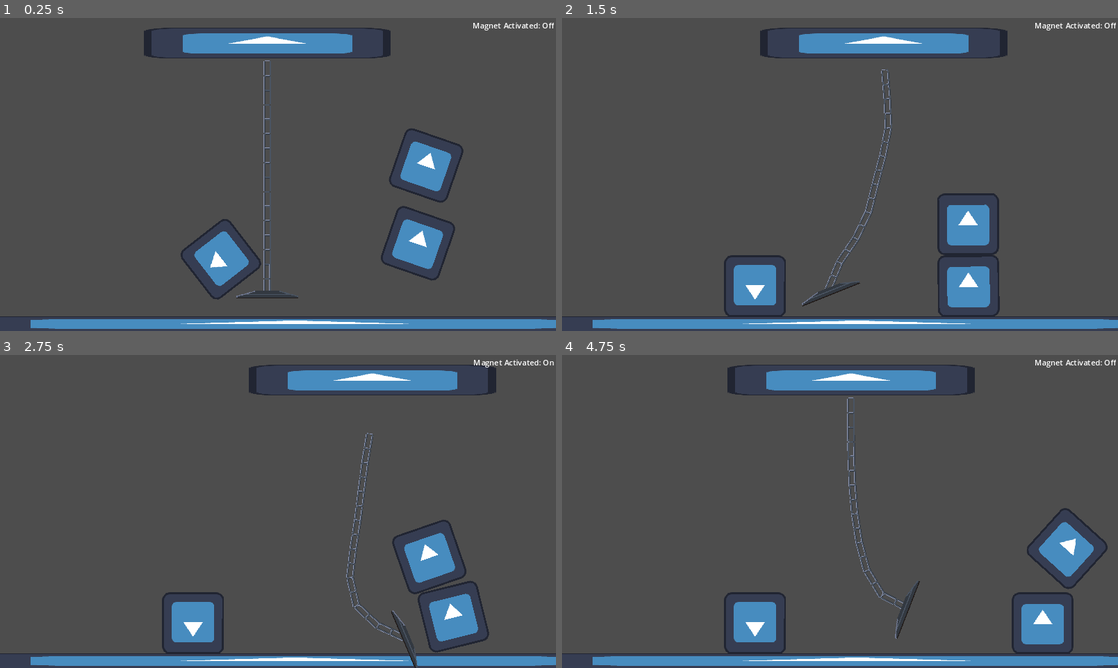
Above: before the commit, frames 1-4 (two rows, left to right).
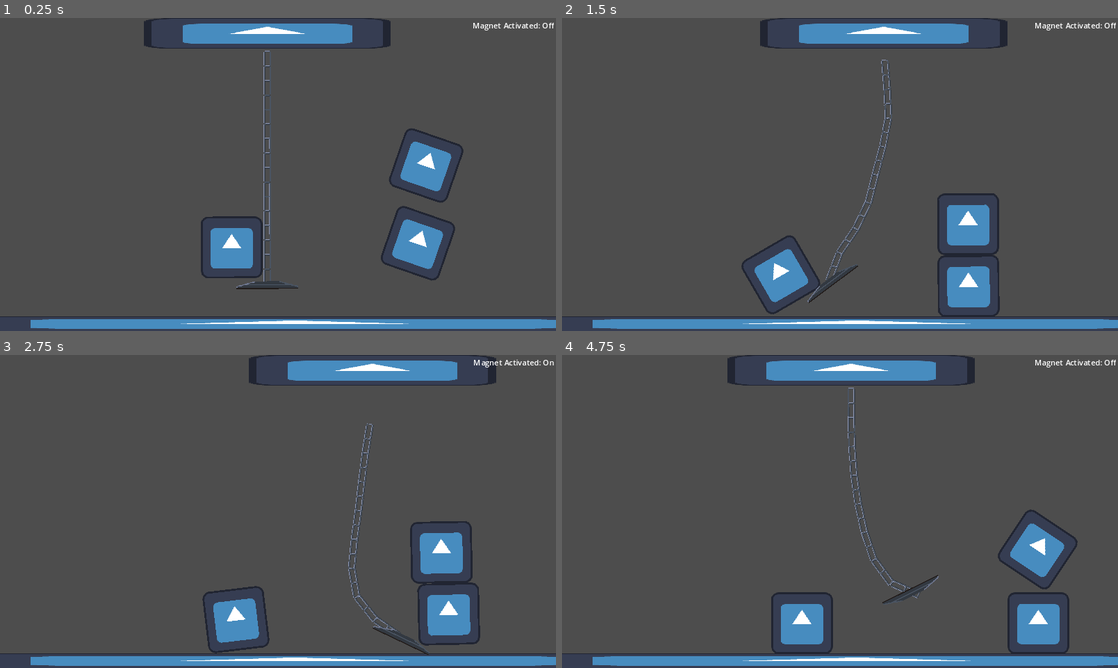
Above: after the commit, the same moments.

Repository: nanodeath/tippy-towers
Game: Godot game, scene res://game.tscn
Same seed, same stepped clock (60 frames per second), same inputs: the game is played once before the commit and once after it. The engine's default icon, where the game draws it, is replaced by a stand-in: a white triangle on a blue panel in a dark square.
Inputs:
- Up to frame 1 (0.25 s): no input
- Up to frame 2 (1.5 s): hold D (move_right) 0.53-1.28 s; tap Space (toggle_magnet) at 0.6, 1.35 s; hold S (move_down) from 1.28 s (still down)
- Up to frame 3 (2.75 s): release S (move_down) at 2.03 s; hold D (move_right) from 2.03 s (still down); tap Space (toggle_magnet) at 2.1 s
- Up to frame 4 (4.75 s): release D (move_right) at 2.78 s; hold W (move_up) 2.78-3.53 s; tap Space (toggle_magnet) at 2.85, 3.6, 4.35 s; hold A (move_left) from 3.53 s (still down)

The runs differ from the first frame. In frame 1, 4.4% of the frame differs, in the area x 25-71%, y 0-90%; in frame 2, 5.1%; in frame 3, 7.6%; in frame 4, 8.2%, in the area x 29-99%, y 0-96%.

Commit message:
Raise the crane to the edge of the screen.

Diff:
--- a/tippy-towers/game.tscn
+++ b/tippy-towers/game.tscn
@@ -64,7 +64,7 @@
 shape = SubResource("RectangleShape2D_kanau")
 
 [node name="Crane" parent="." instance=ExtResource("2_j786l")]
-position = Vector2(554, 52)
+position = Vector2(554, 32)
 
 [node name="CanvasLayer" type="CanvasLayer" parent="."]
 
